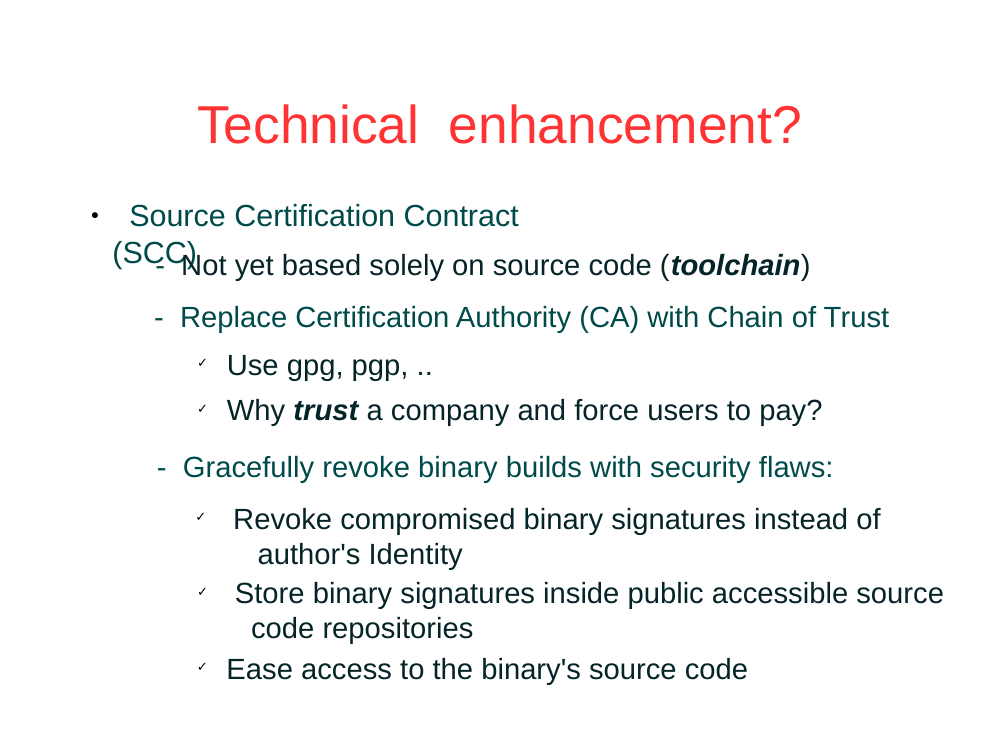
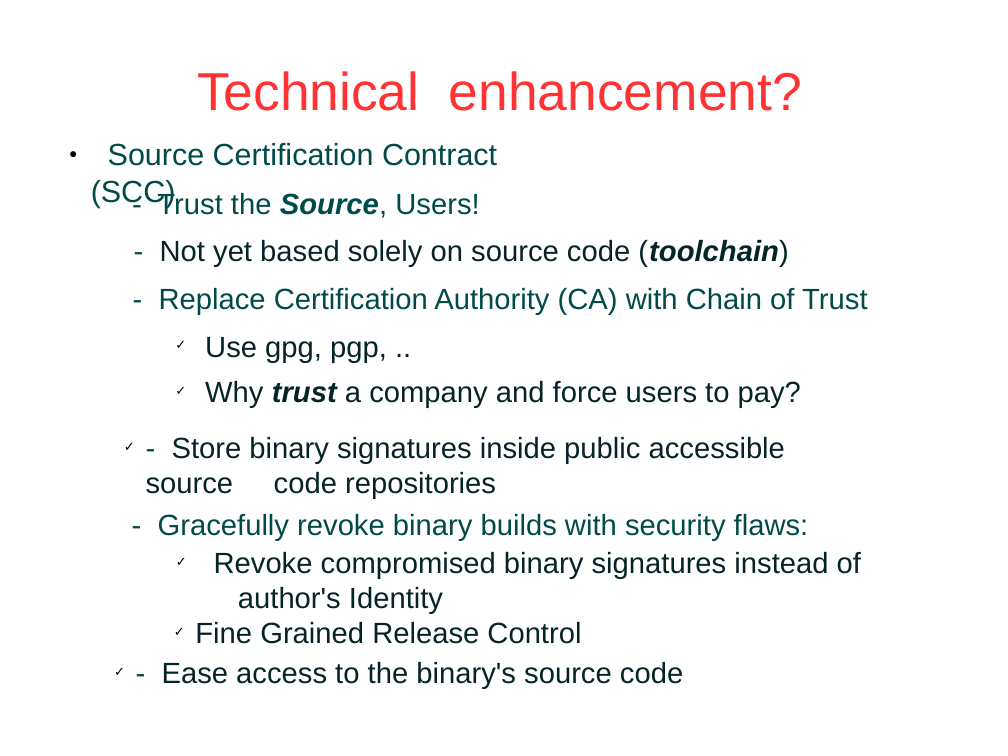
Before and after one commit to JogAmp/jogamp.org, a slide deck: slide 19 of doc/fosdem2014/jogamp-Fosdem2014.odp (slide 15 before the commit). Drawn at 1008x756 pixels with LibreOffice and Linux fonts; fonts in the diff are those of the drawing; background and template pictures are left out. Boxes give left, top, right and bottom in pixels: in the first picture for what was removed or moved away, otherwise in the second. Text is boxed around its words. In the diff, an @@ line names an element or a change of style, - is before the commit and + after.

```diff
--- a/doc/fosdem2014/jogamp-Fosdem2014.odp
+++ b/doc/fosdem2014/jogamp-Fosdem2014.odp
@@ title "Technical enhancement?": place and size @@
-title "Technical enhancement?" at [197, 104, 802, 144]
+title "Technical enhancement?" at [197, 71, 802, 111]
@@ text "Source Certification Contract (SCC)": place and size @@
-text "Source Certification Contract (SCC)" at [112, 204, 519, 269]
+text "Source Certification Contract (SCC)" at [91, 143, 497, 208]
@@ text added at [157, 191, 479, 218], 23 pt, text #004A4A @@
+- Trust the Source, Users!
@@ text "- Replace Certification Authority (CA) ...": place and size @@
-text "- Replace Certification Authority (CA) ..." at [180, 306, 889, 333]
+text "- Replace Certification Authority (CA) ..." at [159, 288, 867, 315]
@@ 3 texts: place and size @@
-3 texts at [181, 252, 822, 426]
+3 texts at [160, 240, 801, 408]
@@ text at [146, 437, 785, 499]: text changed @@
-✓ Store binary signatures inside public accessible source code repositories
+✓ - Store binary signatures inside public accessible source code repositories
@@ text "- Gracefully revoke binary builds ...": place and size @@
-text "- Gracefully revoke binary builds ..." at [183, 456, 834, 483]
+text "- Gracefully revoke binary builds ..." at [158, 514, 809, 541]
@@ text "Revoke compromised binary signatures instead ...": place and size @@
-text "Revoke compromised binary signatures instead ..." at [233, 508, 880, 570]
+text "Revoke compromised binary signatures instead ..." at [214, 552, 861, 614]
@@ text added at [195, 622, 581, 644], 23 pt, text #052427 @@
+  ✓ Fine Grained Release Control
@@ text at [162, 662, 683, 689]: text changed @@
-  ✓ Ease access to the binary's source code
+  ✓ - Ease access to the binary's source code
```
Also in this commit, not shown: 3 other slides changed, 4 slides added, 1 other file.
